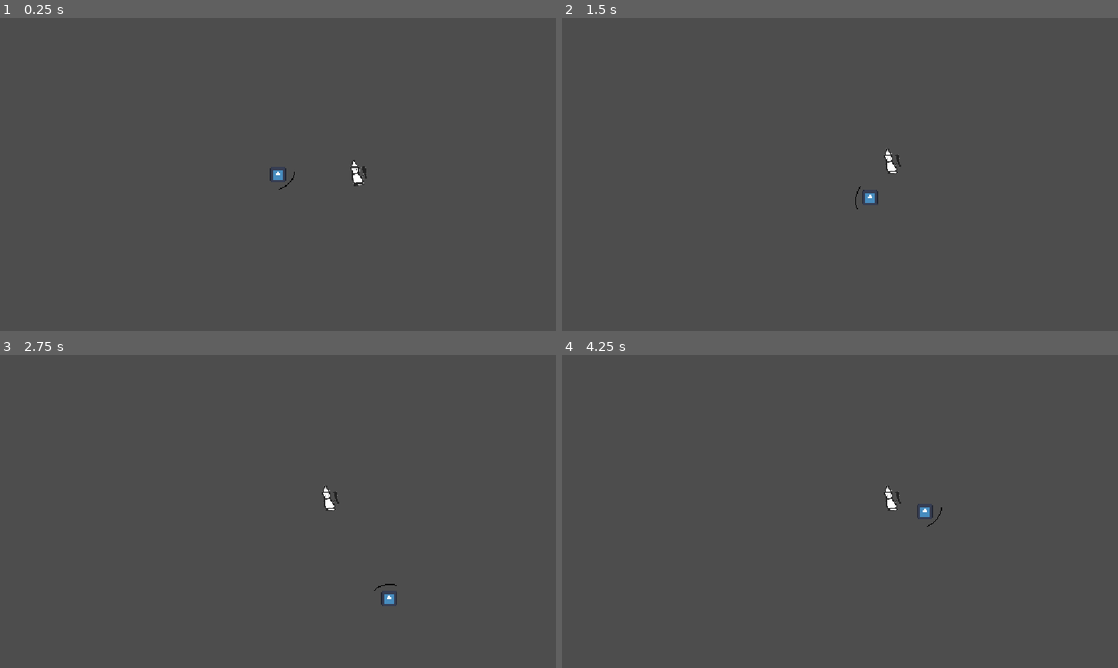
Above: before the commit, frames 1-4 (two rows, left to right).
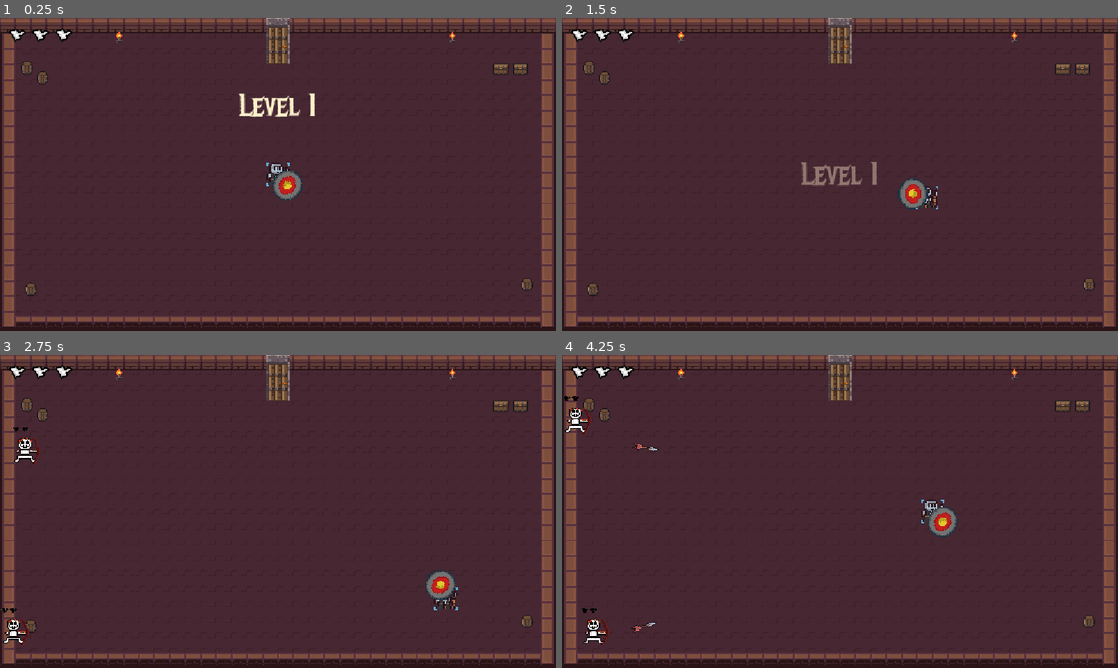
Above: after the commit, the same moments.

Repository: Tylerr-D/bonc
Game: Godot game, scene res://main.tscn
The game is run twice, just before and just after one commit, with the same random seed, the same clock (stepped at 60 frames per second) and the same inputs. The engine's default icon, where the game draws it, is replaced by a stand-in: a white triangle on a blue panel in a dark square. Sound files missing from this copy of the repository are replaced by a short silence.
Inputs (mouse positions are in pixels of both pictures, inside the frame that each line leads up to):
- Up to frame 1 (0.25 s): no input
- Up to frame 2 (1.5 s): move the mouse to (962, 158) at 0.52 s; hold D (move_right) 0.53-1.28 s; move the mouse to (728, 190) at 1.27 s; hold S (move_down) from 1.28 s (still down)
- Up to frame 3 (2.75 s): move the mouse to (333, 442) at 2.02 s; release S (move_down) at 2.03 s; hold D (move_right) from 2.03 s (still down)
- Up to frame 4 (4.25 s): move the mouse to (812, 574) at 2.77 s; release D (move_right) at 2.78 s; hold W (move_up) 2.78-3.53 s; move the mouse to (1006, 558) at 3.52 s; hold A (move_left) from 3.53 s (still down)

The runs differ from the first frame. In frame 1, 98% of the frame differs, in the area x 0-100%, y 0-100%; in frame 2, 98%; in frame 3, 98%; in frame 4, 98%.
Error before the commit: Invalid call. Nonexistent function 'play_sound' in base 'Node2D'. (res://enemy.gd:27)

Commit message:
Restore game scenes while preserving teammate audio

Diff:
--- a/ball.gd
+++ b/ball.gd
@@ -16,7 +16,6 @@
 			var end = shield.to_global(shield.points[i + 1])
 			var closest = Geometry2D.get_closest_point_to_segment(global_position, start, end)
 			if global_position.distance_to(closest) <= 6:
-				get_parent().play_sound(preload("res://sounds/impactMetal_medium_000.ogg"))
 				var spark = preload("res://spark.gd").new()
 				get_parent().add_child(spark)
 				spark.global_position = closest
--- a/enemy.tscn
+++ b/enemy.tscn
@@ -1,18 +1,38 @@
 [gd_scene format=3 uid="uid://rmdywidosqu0"]
 
-[ext_resource type="Texture2D" uid="uid://klo3b27gmxn0" path="res://enemy.png" id="1"]
+[ext_resource type="Texture2D" uid="uid://cx227141qce17" path="res://skeleton.png" id="1"]
 [ext_resource type="Script" uid="uid://c767kqehm52q6" path="res://enemy.gd" id="1_4gyqm"]
+[ext_resource type="Texture2D" uid="uid://jrr84jmllhkl" path="res://enemy_heart.png" id="3"]
 
 [sub_resource type="RectangleShape2D" id="RectangleShape2D_enemy"]
-size = Vector2(71, 63)
+size = Vector2(82, 75)
 
-[node name="Enemy" type="CharacterBody2D" unique_id=2122168939]
+[node name="Enemy" type="CharacterBody2D" unique_id=2122168939 groups=["enemies"]]
+collision_layer = 2
 script = ExtResource("1_4gyqm")
 
 [node name="Sprite2D" type="Sprite2D" parent="." unique_id=960730848]
-scale = Vector2(0.4, 0.4)
+texture_filter = 1
+scale = Vector2(0.125, 0.125)
 texture = ExtResource("1")
 
 [node name="CollisionShape2D" type="CollisionShape2D" parent="." unique_id=1503831102]
-position = Vector2(15.5, -6.5)
+position = Vector2(0, -4.5)
 shape = SubResource("RectangleShape2D_enemy")
+
+[node name="Hearts" type="Node2D" parent="." unique_id=1171643825]
+position = Vector2(0, -48)
+
+[node name="Heart1" type="Sprite2D" parent="Hearts" unique_id=1973338352]
+position = Vector2(-18, 0)
+scale = Vector2(0.2, 0.2)
+texture = ExtResource("3")
+
+[node name="Heart2" type="Sprite2D" parent="Hearts" unique_id=1514537539]
+scale = Vector2(0.2, 0.2)
+texture = ExtResource("3")
+
+[node name="Heart3" type="Sprite2D" parent="Hearts" unique_id=1223708196]
+position = Vector2(18, 0)
+scale = Vector2(0.2, 0.2)
+texture = ExtResource("3")
--- a/main.tscn
+++ b/main.tscn
@@ -1,19 +1,74 @@
-[gd_scene format=3 uid="uid://dtyisvbm3k01p"]
+[gd_scene load_steps=8 format=3]
 
-[ext_resource type="PackedScene" uid="uid://74tk27yheux0" path="res://player.tscn" id="1"]
-[ext_resource type="PackedScene" uid="uid://rmdywidosqu0" path="res://enemy.tscn" id="2"]
-[ext_resource type="AudioStream" uid="uid://docd8jmhlj37h" path="res://audio/dheerajakam4jor-swoosh-sound-effect-for-fight-scenes-or-transitions-2-149890.mp3" id="3_h2yge"]
+[ext_resource type="PackedScene" path="res://player.tscn" id="1"]
 
-[node name="Main" type="Node2D" unique_id=591933265]
+[ext_resource type="Script" path="res://main.gd" id="2"]
 
-[node name="Player" parent="." unique_id=81806362 instance=ExtResource("1")]
+[ext_resource type="Texture2D" path="res://heart.png" id="3"]
+
+[ext_resource type="Script" path="res://background.gd" id="4"]
+
+[ext_resource type="FontFile" path="res://fonts/MetalMania-Regular.ttf" id="5"]
+
+[ext_resource type="AudioStream" path="res://music/underclocked.mp3" id="6"]
+
+[ext_resource type="AudioStream" path="res://audio/dheerajakam4jor-swoosh-sound-effect-for-fight-scenes-or-transitions-2-149890.mp3" id="teammate_audio"]
+
+[node name="Main" type="Node2D"]
+script = ExtResource("2")
+
+[node name="Background" type="CanvasLayer" parent="."]
+layer = -1
+
+[node name="Arena" type="Control" parent="Background"]
+texture_filter = 1
+anchors_preset = 15
+anchor_right = 1.0
+anchor_bottom = 1.0
+grow_horizontal = 2
+grow_vertical = 2
+mouse_filter = 2
+script = ExtResource("4")
+
+[node name="Player" parent="." instance=ExtResource("1")]
 position = Vector2(576, 324)
 
-[node name="Camera2D" type="Camera2D" parent="." unique_id=17669238]
+[node name="Camera2D" type="Camera2D" parent="."]
 position = Vector2(576, 324)
 
-[node name="Enemy" parent="." unique_id=1342965976 instance=ExtResource("2")]
-position = Vector2(780, 324)
+[node name="HUD" type="CanvasLayer" parent="."]
 
-[node name="AudioStreamPlayer" type="AudioStreamPlayer" parent="." unique_id=845888660]
-stream = ExtResource("3_h2yge")
+[node name="Heart1" type="Sprite2D" parent="HUD"]
+position = Vector2(36, 36)
+scale = Vector2(0.5, 0.5)
+texture = ExtResource("3")
+
+[node name="Heart2" type="Sprite2D" parent="HUD"]
+position = Vector2(84, 36)
+scale = Vector2(0.5, 0.5)
+texture = ExtResource("3")
+
+[node name="Heart3" type="Sprite2D" parent="HUD"]
+position = Vector2(132, 36)
+scale = Vector2(0.5, 0.5)
+texture = ExtResource("3")
+
+[node name="Wave" type="Label" parent="HUD"]
+anchor_right = 1.0
+offset_top = -100.0
+offset_bottom = 0.0
+mouse_filter = 2
+theme_override_colors/font_color = Color(1, 0.95, 0.8, 1)
+theme_override_fonts/font = ExtResource("5")
+theme_override_font_sizes/font_size = 64
+text = "Level 1"
+horizontal_alignment = 1
+vertical_alignment = 1
+
+[node name="Music" type="AudioStreamPlayer" parent="."]
+stream = ExtResource("6")
+volume_db = -26.0
+autoplay = true
+
+[node name="AudioStreamPlayer" type="AudioStreamPlayer" parent="."]
+stream = ExtResource("teammate_audio")
--- a/player.tscn
+++ b/player.tscn
@@ -1,33 +1,42 @@
 [gd_scene format=3 uid="uid://74tk27yheux0"]
 
 [ext_resource type="Script" uid="uid://d2led8tf2rirr" path="res://player.gd" id="1"]
-[ext_resource type="Texture2D" uid="uid://4q335xxs2p" path="res://icon.svg" id="2"]
-[ext_resource type="AudioStream" uid="uid://docd8jmhlj37h" path="res://audio/dheerajakam4jor-swoosh-sound-effect-for-fight-scenes-or-transitions-2-149890.mp3" id="3_i3pqv"]
+[ext_resource type="Texture2D" uid="uid://c128euhktrnsq" path="res://knight.png" id="2"]
+[ext_resource type="Texture2D" uid="uid://dmknkyqjmudj3" path="res://shield.png" id="3"]
+
+[ext_resource type="AudioStream" path="res://audio/dheerajakam4jor-swoosh-sound-effect-for-fight-scenes-or-transitions-2-149890.mp3" id="teammate_audio"]
 
 [sub_resource type="RectangleShape2D" id="RectangleShape2D_player"]
-size = Vector2(32, 32)
+size = Vector2(40, 44)
 
 [node name="Player" type="CharacterBody2D" unique_id=1393142947]
 script = ExtResource("1")
 
 [node name="Sprite2D" type="Sprite2D" parent="." unique_id=62803279]
-scale = Vector2(0.25, 0.25)
+texture_filter = 1
+scale = Vector2(3, 3)
 texture = ExtResource("2")
 
 [node name="CollisionShape2D" type="CollisionShape2D" parent="." unique_id=146804424]
-position = Vector2(-1, 0)
 shape = SubResource("RectangleShape2D_player")
 
 [node name="ShieldPivot" type="Node2D" parent="." unique_id=820856167]
 
 [node name="Shield" type="Line2D" parent="ShieldPivot" unique_id=1218419070]
 position = Vector2(-26, 0)
-points = PackedVector2Array(7, -24, 4, -21, 0, -12, -3, -2, -4, 12, -2, 18, 1, 24)
-width = 2.0
+points = PackedVector2Array(4, -38, -13, -36, -25, -29, -33, -18, -32, -8, -30, 7, -23, 18, 1, 24)
+width = 0.0
 default_color = Color(0, 0, 0, 1)
 antialiased = true
 
-[node name="AudioStreamPlayer" type="AudioStreamPlayer" parent="." unique_id=452411108]
+[node name="Sprite2D" type="Sprite2D" parent="ShieldPivot/Shield" unique_id=229239079]
+texture_filter = 1
+position = Vector2(-3, -7)
+scale = Vector2(0.17304687, 0.14179687)
+texture = ExtResource("3")
 
-[node name="AudioStreamPlayer2D" type="AudioStreamPlayer2D" parent="." unique_id=920477767]
-stream = ExtResource("3_i3pqv")
+[node name="AudioStreamPlayer" type="AudioStreamPlayer" parent="."]
+
+[node name="AudioStreamPlayer2D" type="AudioStreamPlayer2D" parent="."]
+stream = ExtResource("teammate_audio")
+volume_db = -22.0
